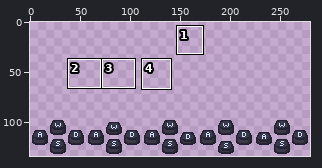
Two versions of one sprite sheet, BD_Prototype2/Assets/Graphics/UI/Tutorial/TutorialKeyboards.png. Above: a wide view before the commit, with the close-up outlined.
Close-up. As it was:
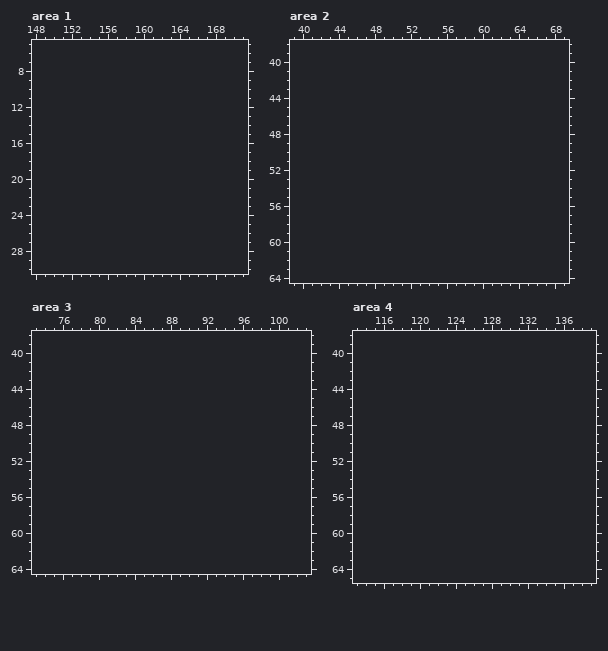
The file is 280x38 pixels. Colours within 5 levels of each other are drawn and written as one. Shown: area 1: x 148..171, y 5..30; area 2: x 39..69, y 38..64; area 3: x 73..103, y 38..64; area 4: x 113..139, y 38..65. The old version is drawn lined up with the new one, on the new canvas. The commit also changed other parts of the picture, which this record leaves out.
Now the later version:
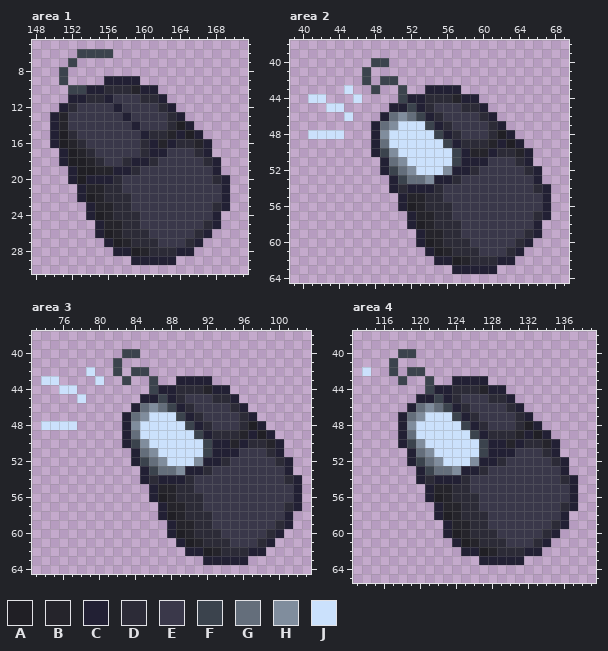
Palette (. is transparent): A #201f25  B #25242b  C #222034  D #2c2b37  E #3a384a  F #3b434d  G #646e7b  H #808d9d  J #cbe1fc
Difference:
canvas 280x38 -> 280x134, the old top-left corner now at 0,96
--- area 1
@@ x 148..171 @@
  5 ........................
- 6 ........................
- 7 ........................
- 8 ........................
- 9 ........................
-10 ........................
-11 ........................
-12 ........................
-13 ........................
-14 ........................
-15 ........................
-16 ........................
-17 ........................
-18 ........................
-19 ........................
-20 ........................
-21 ........................
-22 ........................
-23 ........................
-24 ........................
-25 ........................
-26 ........................
-27 ........................
-28 ........................
-29 ........................
+ 6 .....FFFF...............
+ 7 ....F...................
+ 8 ...F....................
+ 9 ...F....CCCC............
+10 ....FFCCDDDBCC..........
+11 ....CCDDCEEEDDC.........
+12 ...CDEEEECEEEEDC........
+13 ..CBEEEEEECEEEEDC.......
+14 ..CBEEEEEEECEEEDAC......
+15 ..CADEEEEEEECDDBCAC.....
+16 ..CABDEEEEEEDCBCDDBC....
+17 ...CABDEEEEEDCCEEEDC....
+18 ...CAABDEEDCCDEEEEEDC...
+19 ....CAABBCCDEEEEEEEEC...
+20 ....CACCCDEEEEEEEEEEDC..
+21 .....CBBDDEEEEEEEEEEEC..
+22 .....CABDDDEEEEEEEEEEC..
+23 ......CBBDDEEEEEEEEEDC..
+24 ......CABDDDEEEEEEEEC...
+25 .......CBBDDEEEEEEEDC...
+26 .......CABDDDEEEEEDC....
+27 ........CABDDDEEEDC.....
+28 .........CCABDDDCC......
+29 ...........CCCCC........
 30 ........................
--- area 2
@@ x 39..69 @@
 39 ...............................
-40 ...............................
-41 ...............................
-42 ...............................
-43 ...............................
-44 ...............................
-45 ...............................
-46 ...............................
-47 ...............................
-48 ...............................
-49 ...............................
-50 ...............................
-51 ...............................
-52 ...............................
-53 ...............................
-54 ...............................
-55 ...............................
-56 ...............................
-57 ...............................
-58 ...............................
-59 ...............................
-60 ...............................
-61 ...............................
-62 ...............................
-63 ...............................
+40 .........FF....................
+41 ........F......................
+42 ........F.FF...................
+43 ......J..F..F..CCCC............
+44 ..JJ...J....FCCDDDBCC..........
+45 ....JJ.....CCFCDEEEDDC.........
+46 ......J...CGHGFCDEEEEDC........
+47 .........CGHJJJFCDEEEEDC.......
+48 ..JJJJ...CHJJJJJFCDEEEDAC......
+49 .........CGJJJJJJFCDDDBCAC.....
+50 .........CFHJJJJJJFCBBCDDBC....
+51 ..........CGHJJJJJFCCCEEEDC....
+52 ..........CFGHJJJHCCDEEEEEDC...
+53 ...........CFGGHCCDEEEEEEEEC...
+54 ...........CDCCCDEEEEEEEEEEDC..
+55 ............CBBDDEEEEEEEEEEEC..
+56 ............CABDDDEEEEEEEEEEC..
+57 .............CBBDDEEEEEEEEEDC..
+58 .............CABDDDEEEEEEEEC...
+59 ..............CBBDDEEEEEEEDC...
+60 ..............CABDDDEEEEEDC....
+61 ...............CABDDDEEEDC.....
+62 ................CCABDDDCC......
+63 ..................CCCCC........
 64 ...............................
--- area 3
@@ x 73..103 @@
 39 ...............................
-40 ...............................
-41 ...............................
-42 ...............................
-43 ...............................
-44 ...............................
-45 ...............................
-46 ...............................
-47 ...............................
-48 ...............................
-49 ...............................
-50 ...............................
-51 ...............................
-52 ...............................
-53 ...............................
-54 ...............................
-55 ...............................
-56 ...............................
-57 ...............................
-58 ...............................
-59 ...............................
-60 ...............................
-61 ...............................
-62 ...............................
-63 ...............................
+40 ..........FF...................
+41 .........F.....................
+42 ......J..F.FF..................
+43 .JJ....J..F..F..CCCC...........
+44 ...JJ........FCCDDDBCC.........
+45 .....J......CCFCDEEEDDC........
+46 ...........CGHGFCDEEEEDC.......
+47 ..........CGHJJJFCDEEEEDC......
+48 .JJJJ.....CHJJJJJFCDEEEDAC.....
+49 ..........CGJJJJJJFCDDDBCAC....
+50 ..........CFHJJJJJJFCCBCDDBC...
+51 ...........CGHJJJJJFCCCEEEDC...
+52 ...........CFGHJJJHCCDEEEEEDC..
+53 ............CFGGHCCDEEEEEEEEC..
+54 ............CDCCCDEEEEEEEEEEDC.
+55 .............CBBDDEEEEEEEEEEEC.
+56 .............CABDDDEEEEEEEEEEC.
+57 ..............CBBDDEEEEEEEEEDC.
+58 ..............CABDDDEEEEEEEEC..
+59 ...............CBBDDEEEEEEEDC..
+60 ...............CABDDDEEEEEDC...
+61 ................CABDDDEEEDC....
+62 .................CCABDDDCC.....
+63 ...................CCCCC.......
 64 ...............................
--- area 4
@@ x 113..139 @@
 39 ...........................
-40 ...........................
-41 ...........................
-42 ...........................
-43 ...........................
-44 ...........................
-45 ...........................
-46 ...........................
-47 ...........................
-48 ...........................
-49 ...........................
-50 ...........................
-51 ...........................
-52 ...........................
-53 ...........................
-54 ...........................
-55 ...........................
-56 ...........................
-57 ...........................
-58 ...........................
-59 ...........................
-60 ...........................
-61 ...........................
-62 ...........................
-63 ...........................
+40 .....FF....................
+41 ....F......................
+42 .J..F.FF...................
+43 .....F..F..CCCC............
+44 ........FCCDDDBCC..........
+45 .......CCFCDEEEDDC.........
+46 ......CGHGFCDEEEEDC........
+47 .....CGHJJJFCDEEEEDC.......
+48 .....CHJJJJJFCDEEEDAC......
+49 .....CGJJJJJJFCDDDBCAC.....
+50 .....CFHJJJJJJFCCBCDDBC....
+51 ......CGHJJJJJFCCCEEEDC....
+52 ......CFGHJJJHCCDEEEEEDC...
+53 .......CFGGHCCDEEEEEEEEC...
+54 .......CDCCCDEEEEEEEEEEDC..
+55 ........CBBDDEEEEEEEEEEEC..
+56 ........CABDDDEEEEEEEEEEC..
+57 .........CBBDDEEEEEEEEEDC..
+58 .........CABDDDEEEEEEEEC...
+59 ..........CBBDDEEEEEEEDC...
+60 ..........CABDDDEEEEEDC....
+61 ...........CABDDDEEEDC.....
+62 ............CCABDDDCC......
+63 ..............CCCCC........
 64 ...........................
Boxes around the changes in both close-ups, in picture pixels (x1, y1, x2, y2):
added: (50, 49, 230, 265)
added: (308, 58, 551, 274)
added: (41, 349, 302, 565)
added: (362, 349, 578, 565)
